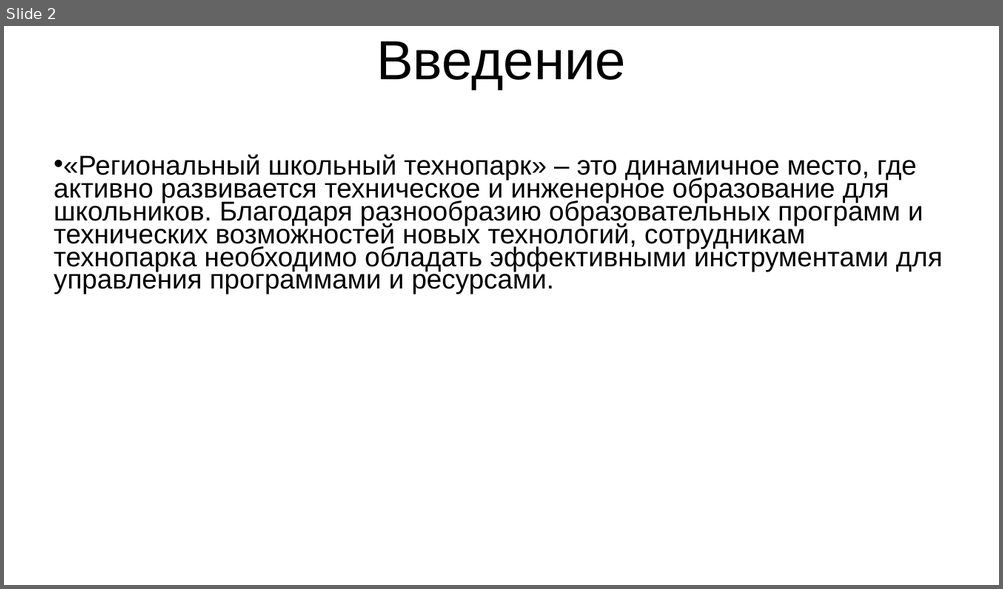
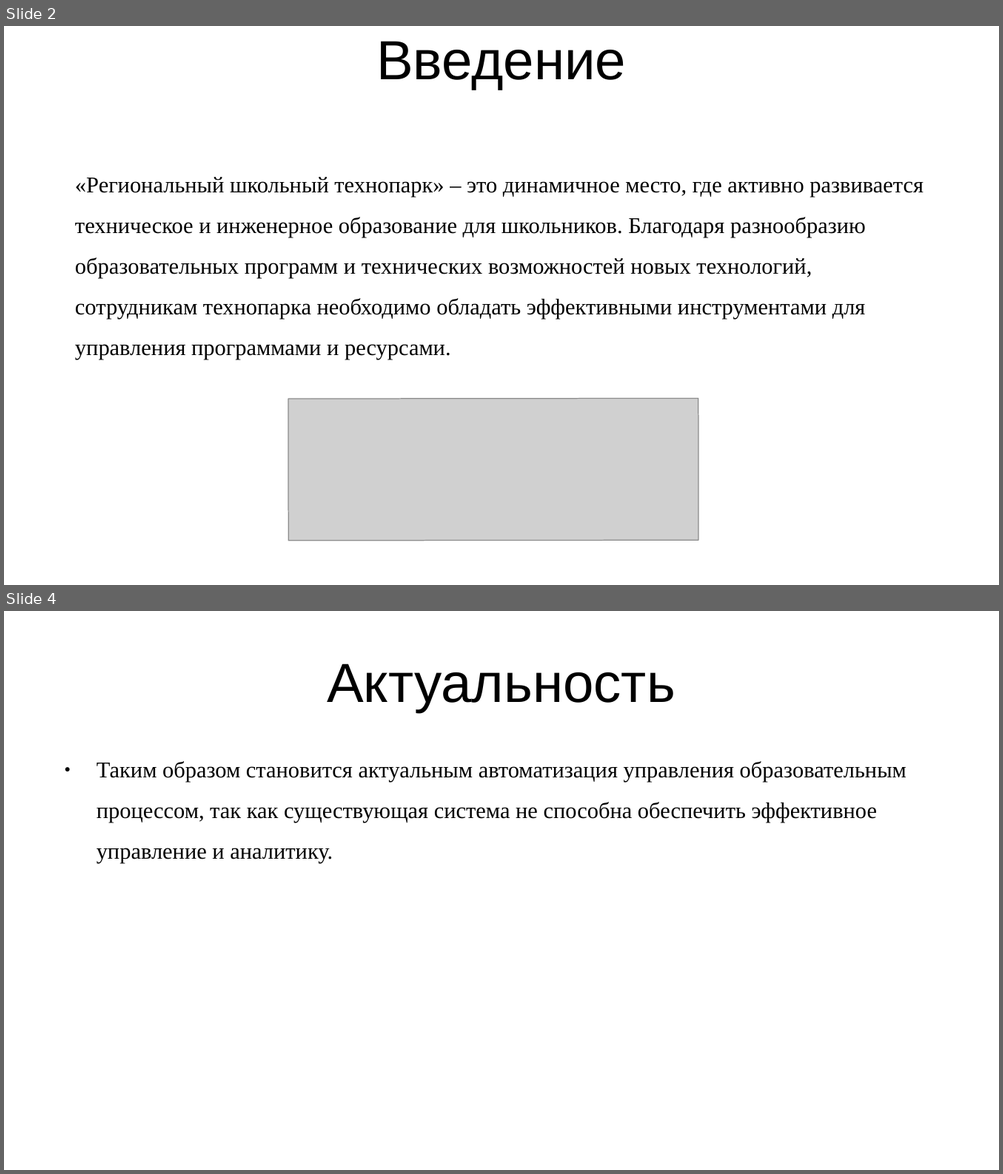
Before and after one commit to RAdKuzur/ASTU, a slide deck: Дипломная работа/Презентация диплома.pptx. Shown one above the other, each under a label of ours: slide 2 before the commit, slides 2 and 4 after it; the slides between them are not shown. The pictures are 1003x589 and 1003x1174 pixels, drawn with LibreOffice and Linux fonts; fonts in the diff are those of the drawing; grey boxes stand for pictures. Boxes give left, top, right and bottom in pixels: in the first picture for what was removed or moved away, otherwise in the second. Text is boxed around its words. In the diff, an @@ line names an element or a change of style, - is before the commit and + after.

```diff
--- a/Дипломная работа/Презентация диплома.pptx
+++ b/Дипломная работа/Презентация диплома.pptx
@@ slide 4 added at <box>4,611,999,1170</box>, background #FFFFFF @@
@@ title added at <box>327,664,675,712</box>, 44 pt, text #000000 @@
+Актуальность
@@ text added at <box>96,761,906,863</box>, 18 pt, text #000000 @@
+● Таким образом становится актуальным автоматизация управления образовательным процессом, так как существующая система не способна обеспечить эффективное управление и аналитику.
@@ slide 2 changed as well @@
@@ text "«Региональный школьный технопарк» – это ...": place and size @@
-text "«Региональный школьный технопарк» – это ..." at <box>54,154,942,295</box>
+text "«Региональный школьный технопарк» – это ..." at <box>75,177,923,360</box>
@@ text "«Региональный школьный технопарк» – это ..." at <box>75,177,923,360</box>: size 21.7 to 18 pt, font Arial to Times New Roman; bullet • to none; line spacing 0.7 to 1.5 @@
@@ picture added at <box>288,398,698,541</box> @@
```
Also in this commit, not shown: 1 other slide changed, 7 other slides added, 5 slides removed, 3 other files.
